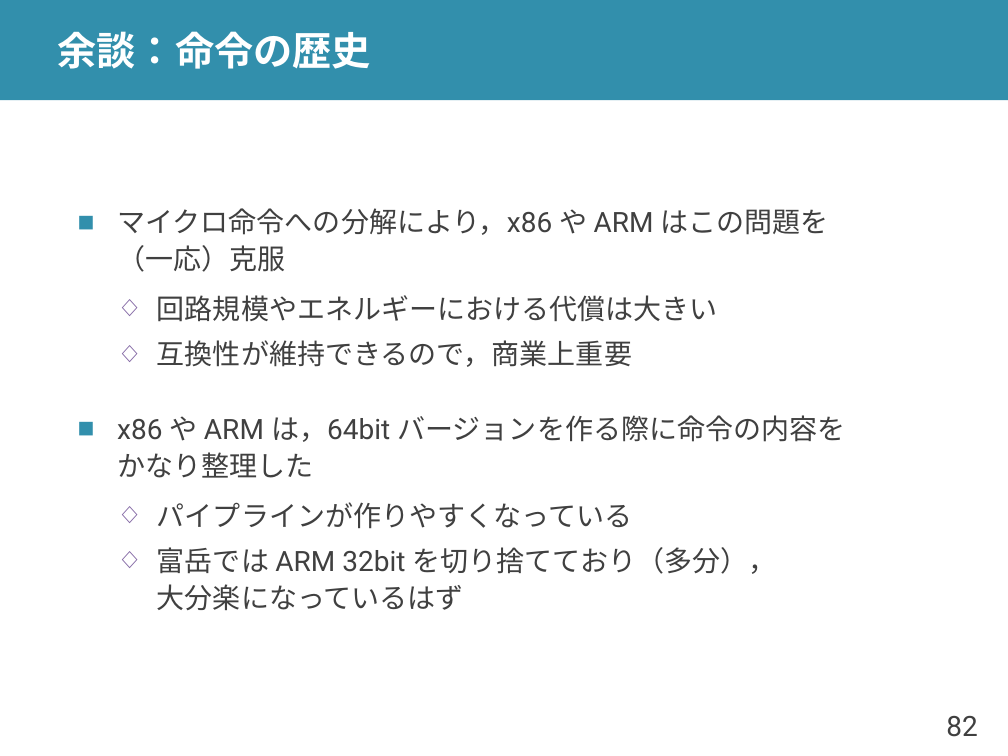
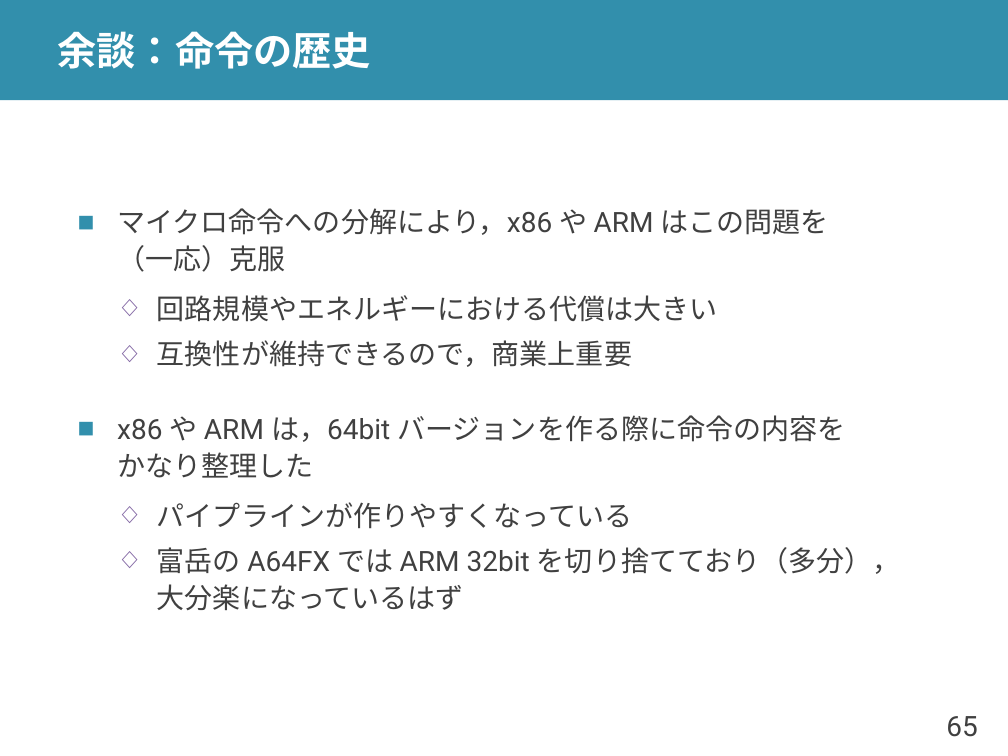
Before and after one commit to shioyadan/advanced-computer-organization, a slide deck: slide 65 of aco-shioya-04.pptx (slide 82 before the commit). Drawn at 1008x756 pixels with LibreOffice and Linux fonts; fonts in the diff are those of the drawing. Boxes give left, top, right and bottom in pixels: in the first picture for what was removed or moved away, otherwise in the second. Text is boxed around its words. In the diff, an @@ line names an element or a change of style, - is before the commit and + after.

```diff
--- a/aco-shioya-04.pptx
+++ b/aco-shioya-04.pptx
@@ text at [157, 547, 901, 610]: text changed @@
-  ◇ 富岳では ARM 32bit を切り捨てており（多分），
-    大分楽になっているはず
+  ◇ 富岳の A64FX では ARM 32bit を切り捨てており（多分），
+    大分楽になっているはず
@@ page number at [946, 716, 977, 737]: text changed @@
-82
+65
```
Also in this commit, not shown: 13 other slides changed, 15 slides added, 11 slides removed, 2 other files.
